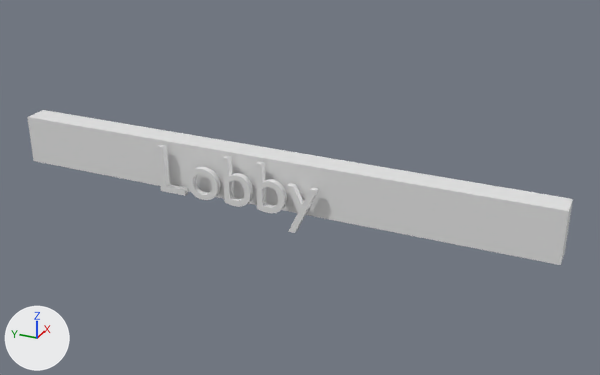
What one commit did to the glTF model models/Buttons/button1.glb.
The view is the same before and after, from a 50 mm lens placed at (-1.232, 13.941, 2.595), pointed at (0.082, 14.532, 1.938). Every picture has the same lights, and +X, +Y and +Z are marked at lower left. Where no turn or scale is listed for an object, it has been applied to the vertices.

The first picture shows 'Cube.020', 'Text'.
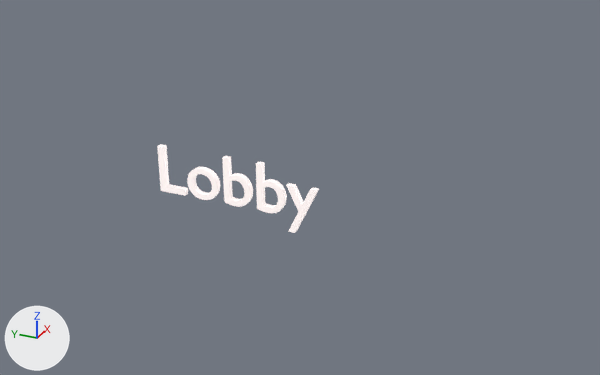
Commit message: Added buttons.glb

What the commit changed:
Material 'Material.007' (mat_material_007) is new.
Its base color is (0.8, 0.8, 0.8) (white #e7e7e7).
Its metallic is 1.0.
Its roughness is 1.0.
Its emission color is (0.598, 0.512, 0.503) (light grey #cbbebc).
Its emission strength is 1.0.
me_text has 620 vertices, 1232 faces and spans x -0.006..0.007, y -0.345..-0.01, z -0.032..0.095.
me_text now uses material mat_material_007 (white #e7e7e7).
Object 'Cube.020' (ob_cube_020) is deleted.

Boxes [x1, y1, x2, y2] around the edits, measured in the pictures (600 x 375 px):
'Cube.020', deleted
    before: [27, 110, 573, 265]
'Text', recoloured (grey to white)
    both: [157, 144, 319, 233]
